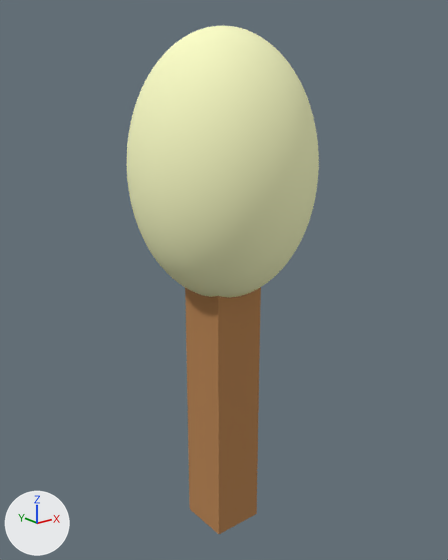
The glTF model public/items/torch.gltf, before and after one commit.
One viewpoint serves both versions: a 50 mm camera at (-1.038, -1.292, 1.278) aimed at (0.003, 0.01, 0.758). Lighting does not change. The marker at lower left points along +X, +Y and +Z. Where no turn or scale is listed for an object, it has been applied to the vertices. Vertices at the same position are counted once.

The scene before the commit, as lines of its bpy script (objects in view):
```python
me_mesh_0 = bpy.data.meshes.new('Mesh_0')
me_mesh_0.from_pydata(...)  # 4160 vertices, 8064 faces; spans x -0.25..0.25, y -0.25..0.25, z -0.35..0.35
me_mesh_0.materials.append(mat_material_0)  # beige #fdffc8
me_mesh_1 = bpy.data.meshes.new('Mesh_1')
me_mesh_1.from_pydata(...)  # a box spanning x -0.075..0.075, y -0.075..0.075, z -0.425..0.425
me_mesh_1.materials.append(mat_material_1)  # orange #b5814f
ob_cube = bpy.data.objects.new('Cube', me_mesh_1)
ob_cube.location = (-0.009, 0.0, 0.425)
ob_sphere = bpy.data.objects.new('Sphere', me_mesh_0)
ob_sphere.location = (-0.009, 0.0, 1.069)
```
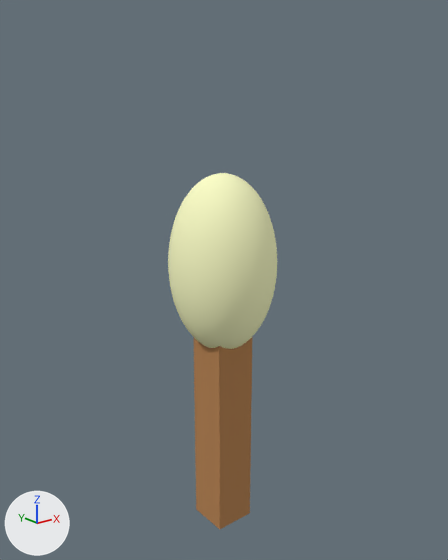
Commit message: feat: update torch gltf

Pixel boxes [x1, y1, x2, y2] of what changed, in the pictures (448 x 560 px):
'Sphere', mesh rescaled, moved (43% narrower, 35% shorter): before [127, 26, 319, 297]; after [168, 173, 277, 349]
'Cube', mesh rescaled, moved: before [185, 287, 261, 534]; after [194, 338, 252, 529]

What changed in the scene script:
```text
Change me_mesh_0:
    where me_mesh_0.from_pydata(...)  # 4160 vertices, 8064 faces; spans x -0.25..0.25, y -0.25..0.25, z -0.35..0.35
    used by ob_sphere; location = (-0.009, 0.0, 1.069)
    me_mesh_0 part 1: the whole mesh is scaled about its middle by (0.6, 0.6, 0.714)
Change me_mesh_1:
    where me_mesh_1.from_pydata(...)  # 8 vertices, 12 faces; spans x -0.075..0.075, y -0.075..0.075, z -0.425..0.425
    used by ob_cube; location = (-0.009, 0.0, 0.425)
    me_mesh_1 part 2: the whole mesh is scaled about its middle by (0.8, 0.8, 0.706)
Change ob_sphere:
    ob_sphere.location: (-0.009, 0.0, 1.069) -> (-0.009, 0.0, 0.807)
Change ob_cube:
    ob_cube.location: (-0.009, 0.0, 0.425) -> (-0.009, 0.0, 0.301)
```
